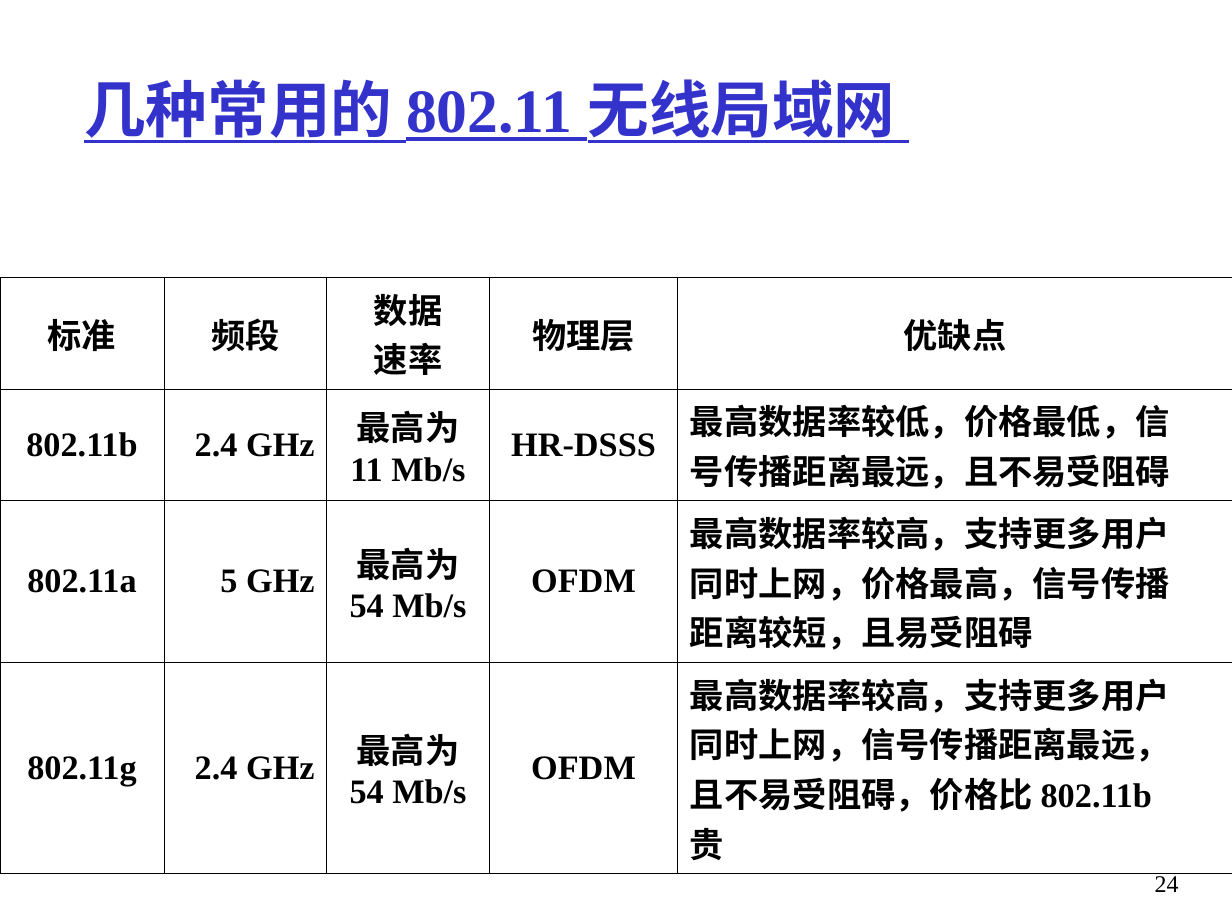
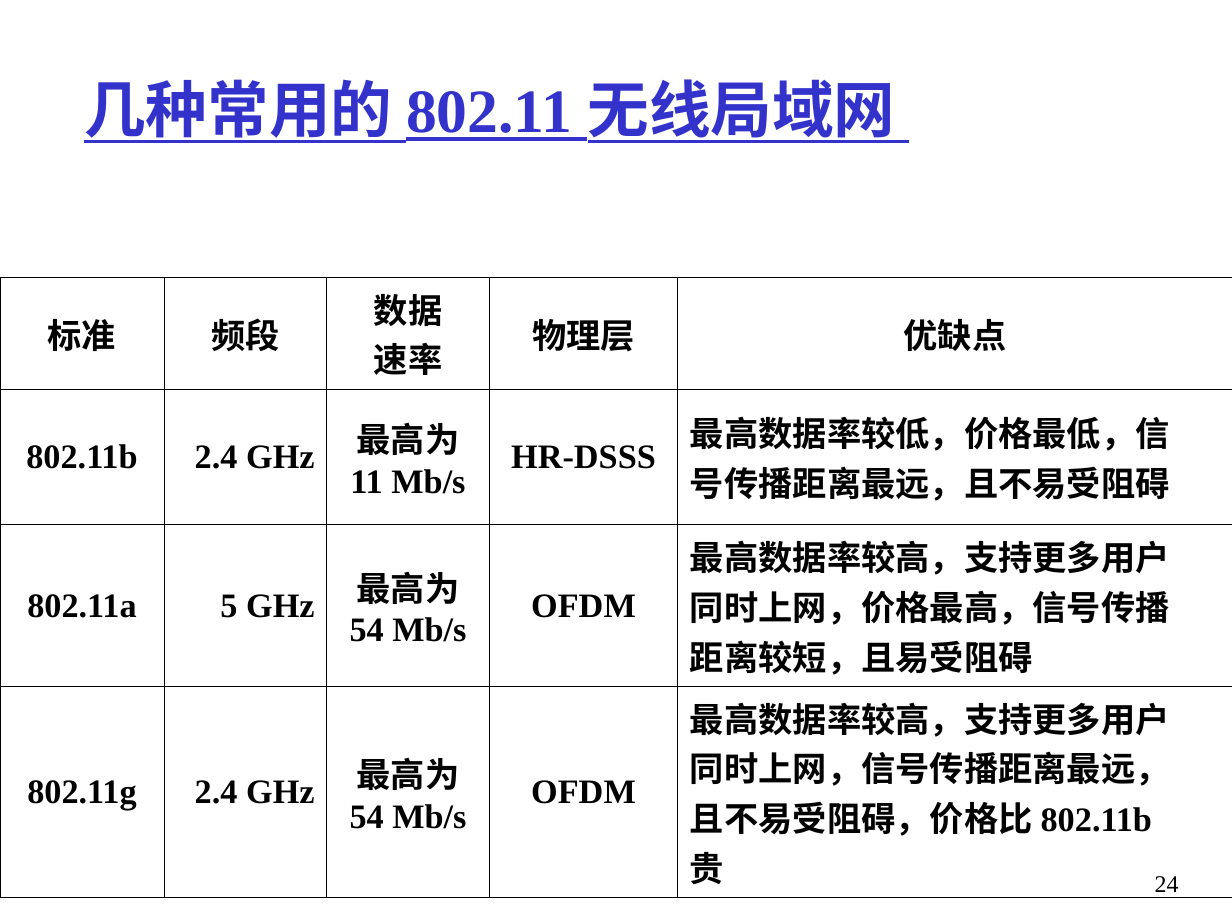
Before and after one commit to ZJWang9928/Own-Notes, a slide deck: slide 24 of 计算机网络课件/第四章课件_MACsublayer-2.ppt. Drawn at 1232x924 pixels with LibreOffice and Linux fonts; fonts in the diff are those of the drawing. Boxes give left, top, right and bottom in pixels: in the first picture for what was removed or moved away, otherwise in the second. Text is boxed around its words. In the diff, an @@ line names an element or a change of style, - is before the commit and + after.

```diff
--- a/计算机网络课件/第四章课件_MACsublayer-2.ppt
+++ b/计算机网络课件/第四章课件_MACsublayer-2.ppt
@@ table: place and size @@
-table at <box>0,277,1232,864</box>
+table at <box>0,277,1232,888</box>
@@ page number: place and size @@
-page number at <box>1155,873,1179,892</box>
+page number at <box>1155,876,1179,898</box>
```
Also in this commit, not shown: 18 other slides changed, 8 other files.
